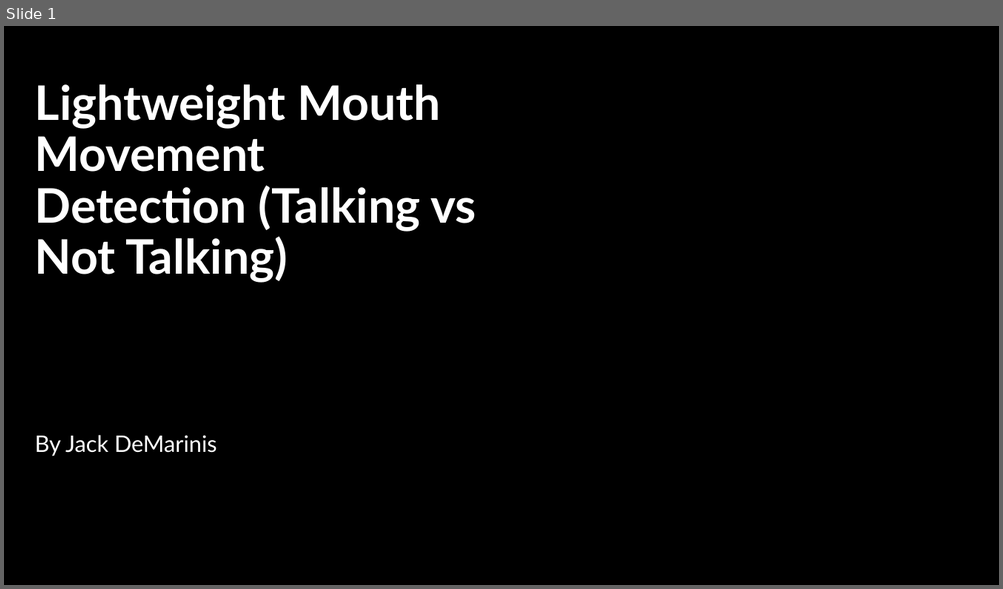
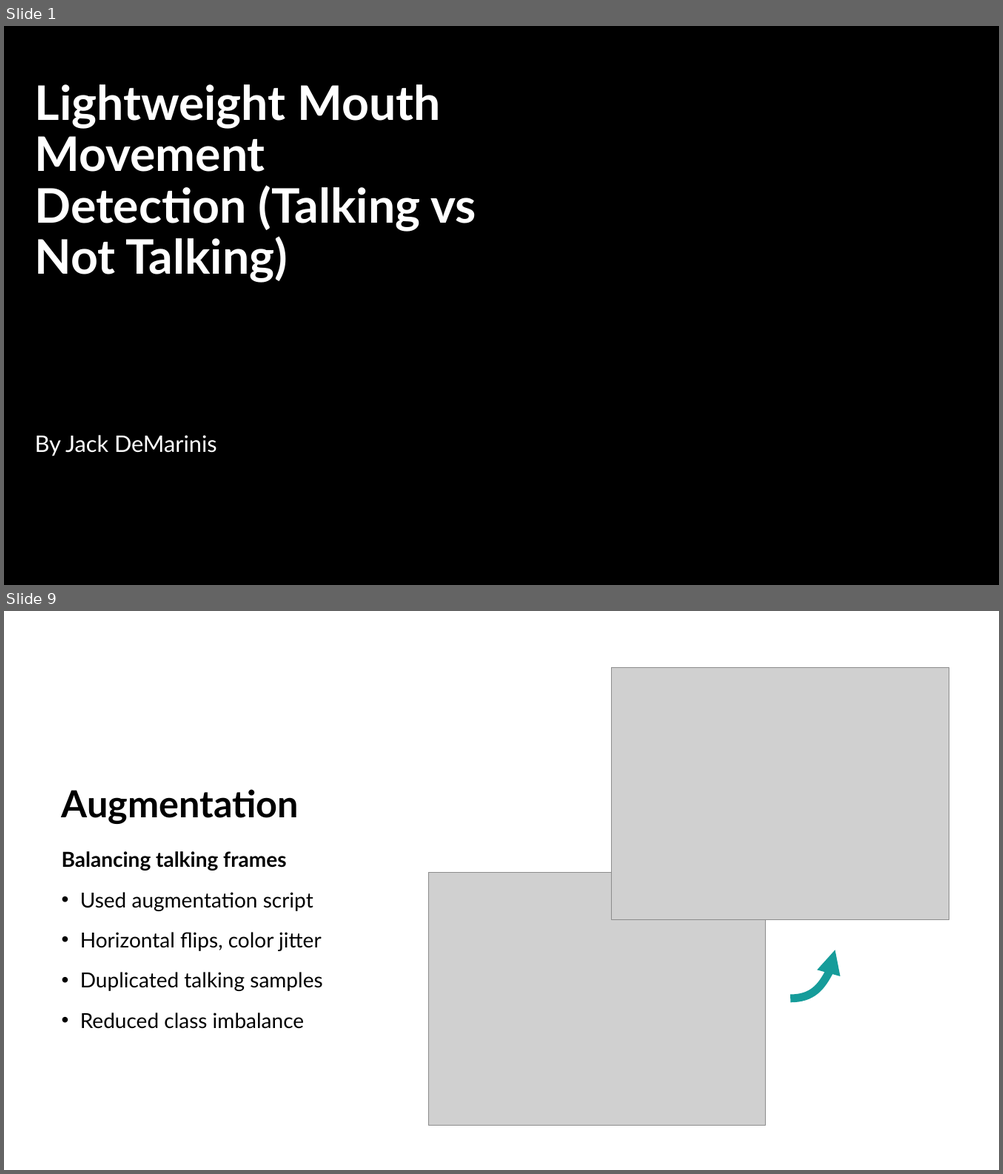
Before and after one commit to jackdemarinis/mouthMovementDetection, a slide deck: Lightweight Mouth Movement Detection (Talking vs Not.pptx. Shown one above the other, each under a label of ours: slide 1 before the commit, slides 1 and 9 after it; the slides between them are not shown. The pictures are 1003x589 and 1003x1174 pixels, drawn with LibreOffice and Linux fonts; fonts in the diff are those of the drawing; grey boxes stand for pictures; background and template pictures are left out. Boxes give left, top, right and bottom in pixels: in the first picture for what was removed or moved away, otherwise in the second. Text is boxed around its words. In the diff, an @@ line names an element or a change of style, - is before the commit and + after.

```diff
--- a/Lightweight Mouth Movement Detection (Talking vs Not.pptx
+++ b/Lightweight Mouth Movement Detection (Talking vs Not.pptx
@@ slide 9 added at (4,611,999,1170), background #FFFFFF @@
@@ picture added at (612,667,948,920) @@
@@ title added at (62,789,299,824), 36 pt, text #000000, bold @@
+Augmentation
@@ text added at (62,851,322,1029), 20 pt, text #000000 @@
+Balancing talking frames
+• Used augmentation script
+• Horizontal flips, color jitter
+• Duplicated talking samples
+• Reduced class imbalance
@@ picture added at (429,873,765,1126) @@
@@ curved arrow added from (791, 999) to (835, 951), #169C9A 7.75 pt @@
```
Also in this commit, not shown: 12 other slides added, 9 slides removed, 1 other file.
